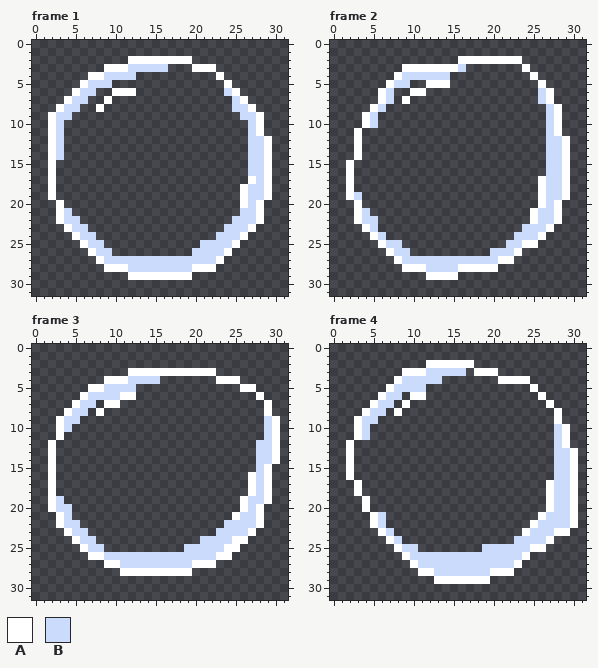
Pixel-art file: Assets/Sprites/BubbleJiggle.aseprite. The picture above was drawn from the file before the commit.
32x32 pixels, 8 frames. Colours within 5 levels of each other are drawn and written as one. Shown: frame 1, frame 2, frame 3, frame 4. The commit also changed other frames, which this record leaves out.
Visible layers, top first: "Outline", "Fill".
Palette (. is transparent): A #ffffff  B #cbdbfc
Pixels before, frame 1, first column x 2:
 2 ..........AAAAAAAA..........
 3 .......AAABBBBB...AAA.......
 4 .....AABBBB..........A......
 5 ....ABBB..............A.....
 6 ...ABB..AAA...........BA....
 7 ..ABB..A...............BA...
 8 .ABB..A................BBA..
 9 ABB.....................BBA.
10 AB.......................BA.
11 AB.......................BA.
12 AB.......................BBA
13 AB.......................BBA
14 AB.......................BBA
15 A........................BBA
16 A........................BBA
17 A........................ABA
18 A.......................ABBA
19 A.......................ABBA
20 .A......................ABA.
21 .AB.....................BBA.
22 .ABB...................BBBA.
23 ..ABB.................BBBA..
24 ...ABB...............BBBA...
25 ....ABB............BBBBA....
26 .....ABB..........BBBBA.....
27 ......ABBBBBBBBBBBBBBA......
28 .......AAABBBBBBBBAAA.......
29 ..........AAAAAAAA..........
Pixels before, frame 2, first column x 2:
 2 ..............AAAAAAAA......
 3 .......AAAAAAAB.......A.....
 4 ......ABBBBBB..........A....
 5 .....ABB..AAA...........A...
 6 ....AB..AA..............BA..
 7 ....AB.A................BA..
 8 ...AB....................BA.
 9 ..AB.....................BA.
10 ..AB.....................BA.
11 .A.......................BA.
12 .A.......................BBA
13 .A.......................BBA
14 .A.......................BBA
15 A........................BBA
16 A........................BBA
17 A.......................ABBA
18 A.......................ABBA
19 AB......................ABBA
20 .A......................ABA.
21 .AB....................ABBA.
22 .ABB...................ABBA.
23 ..AB..................BBBA..
24 ...AB................BBBA...
25 ....ABB.............BBAA....
26 .....ABB..........BBBA......
27 ......ABBBBBBBBBBBBAA.......
28 .......AAABBBBAAAAA.........
29 ..........AAAA..............
Pixels before, frame 3, first column x 2:
 3 ..........AAAAAAAAAAA........
 4 .......AAABBBB.......AAA.....
 5 .....AABBBB.............AA...
 6 ....ABBBBAA...............A..
 7 ...ABB.AA..................A.
 8 ..ABB.A....................A.
 9 .ABB.......................BA
10 .AB........................BA
11 .A.........................BA
12 A.........................BBA
13 A.........................BBA
14 A.........................BBA
15 A.........................BA.
16 A........................ABA.
17 A........................ABA.
18 A........................ABA.
19 AB......................ABBA.
20 ABB.....................ABA..
21 .AB....................ABBA..
22 .ABB..................BBBBA..
23 ..ABB................BBBBA...
24 ...ABB.............BBBBAA....
25 ....ABB..........BBBBBAA.....
26 .....AABBBBBBBBBBBBBBAA......
27 .......AABBBBBBBBBAAA........
28 .........AAAAAAAAA...........
Pixels before, frame 4, first column x 2:
 2 ..........AAAAAA.............
 3 .......AAABBBBB.AAA..........
 4 ......ABBBBB.......AAAA......
 5 .....ABBBB.............A.....
 6 ....ABB.AA..............A....
 7 ...ABB.A.................A...
 8 ..ABB.A...................A..
 9 .ABB......................A..
10 .AB.......................BA.
11 .AB.......................BA.
12 A.........................BA.
13 A.........................BBA
14 A.........................BBA
15 A.........................BBA
16 A.........................BBA
17 .A.......................ABBA
18 .A.......................ABBA
19 ..A......................ABBA
20 ..A......................ABBA
21 ...AB...................ABBBA
22 ...AB..................ABBBBA
23 ....AB................ABBBAA.
24 .....AB..............BBBBA...
25 ......ABB........BBBBBBAA....
26 .......ABBBBBBBBBBBBBBA......
27 ........ABBBBBBBBBBBBA.......
28 .........AABBBBBBBAAA........
29 ...........AAAAAAA...........
And afterwards:
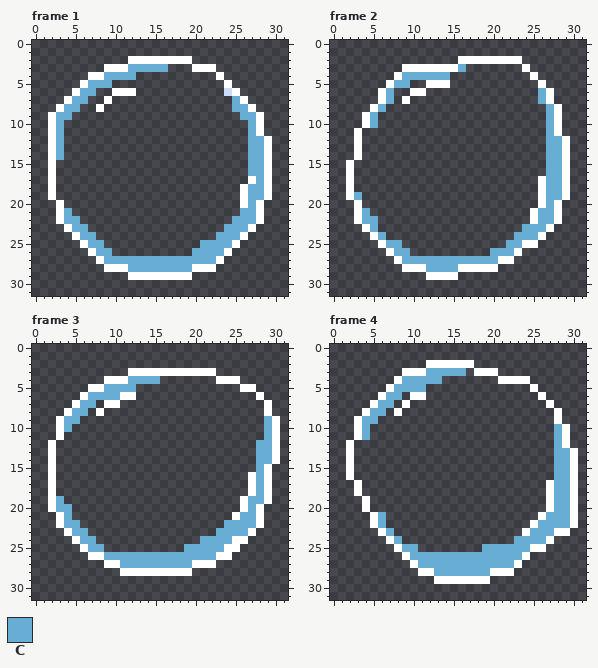
Colours new in this view: C #68aed4
From old to new:
Frame 1, layer "Fill":
The edit turns colour B into colour C in row 3 at x 12 to 16; in row 4 at x 9 to 12; in row 5 at x 7 to 9; in row 6 at x 6 to 7; in row 7 at x 5 to 6 and 25; in row 8 at x 4 to 5 and 25 to 26.
The edit turns colour B into colour C in row 9 at x 3 to 4 and 26 to 27; in rows 10 to 11 at x 3 and 27; in rows 12 to 14 at x 3 and 27 to 28; in rows 15 to 16 at x 27 to 28; in row 17 at x 28; in rows 18 to 19 at x 27 to 28.
The edit turns colour B into colour C in row 20 at x 27; in row 21 at x 4 and 26 to 27; in row 22 at x 4 to 5 and 25 to 27; in row 23 at x 5 to 6 and 24 to 26; in row 24 at x 6 to 7 and 23 to 25; in row 25 at x 7 to 8 and 21 to 24.
The edit turns colour B into colour C in row 26 at x 8 to 9 and 20 to 23; in row 27 at x 9 to 22; in row 28 at x 12 to 19.
Frame 2, layer "Fill":
The edit turns colour B into colour C in row 3 at x 16; in row 4 at x 9 to 14; in row 5 at x 8 to 9; in rows 6 to 7 at x 7 and 26; in row 8 at x 6 and 27; in rows 9 to 10 at x 5 and 27.
The edit turns colour B into colour C in row 11 at x 27; in rows 12 to 18 at x 27 to 28; in row 19 at x 3 and 27 to 28; in row 20 at x 27; in row 21 at x 4 and 26 to 27; in row 22 at x 4 to 5 and 26 to 27.
The edit turns colour B into colour C in row 23 at x 5 and 24 to 26; in row 24 at x 6 and 23 to 25; in row 25 at x 7 to 8 and 22 to 23; in row 26 at x 8 to 9 and 20 to 22; in row 27 at x 9 to 20; in row 28 at x 12 to 15.
Frame 3, layer "Fill":
The edit turns colour B into colour C in row 4 at x 12 to 15; in row 5 at x 9 to 12; in row 6 at x 7 to 10; in row 7 at x 6 to 7; in row 8 at x 5 to 6; in row 9 at x 4 to 5 and 29.
The edit turns colour B into colour C in row 10 at x 4 and 29; in row 11 at x 29; in rows 12 to 14 at x 28 to 29; in rows 15 to 18 at x 28; in row 19 at x 3 and 27 to 28; in row 20 at x 3 to 4 and 27.
The edit turns colour B into colour C in row 21 at x 4 and 26 to 27; in row 22 at x 4 to 5 and 24 to 27; in row 23 at x 5 to 6 and 23 to 26; in row 24 at x 6 to 7 and 21 to 24; in row 25 at x 7 to 8 and 19 to 23; in row 26 at x 9 to 22.
The edit turns colour B into colour C in row 27 at x 11 to 19.
Frame 4, layer "Fill":
The edit turns colour B into colour C in row 3 at x 12 to 16; in row 4 at x 9 to 13; in row 5 at x 8 to 11; in row 6 at x 7 to 8; in row 7 at x 6 to 7; in row 8 at x 5 to 6.
The edit turns colour B into colour C in row 9 at x 4 to 5; in rows 10 to 11 at x 4 and 28; in row 12 at x 28; in rows 13 to 20 at x 28 to 29; in row 21 at x 6 and 27 to 29; in row 22 at x 6 and 26 to 29.
The edit turns colour B into colour C in row 23 at x 7 and 25 to 27; in row 24 at x 8 and 23 to 26; in row 25 at x 9 to 10 and 19 to 24; in row 26 at x 10 to 23; in row 27 at x 11 to 22; in row 28 at x 13 to 19.
